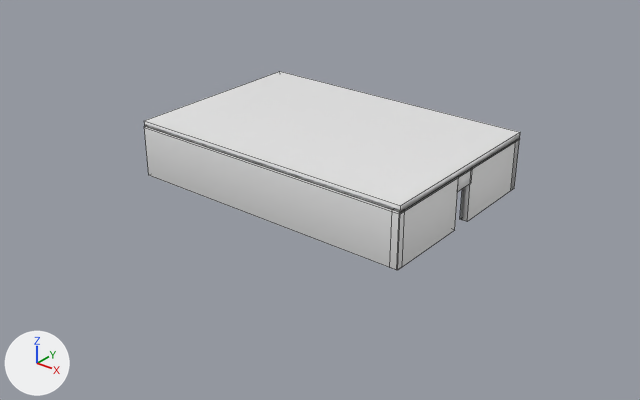
What one commit did to the FBX model Badass_Upgrade/DESIGN/Habitacio3(parets,texturaTerra)/paretsHabitacio3.fbx.
The view is the same before and after, from a camera (50 mm lens) standing at (0.23, -0.381, 0.226) and looking at (-0.089, 0.017, -0.021). Every picture has the same lights, and +X, +Y and +Z are marked at lower left. Mesh edges are drawn as thin lines. Where no turn or scale is listed for an object, it has been applied to the vertices.
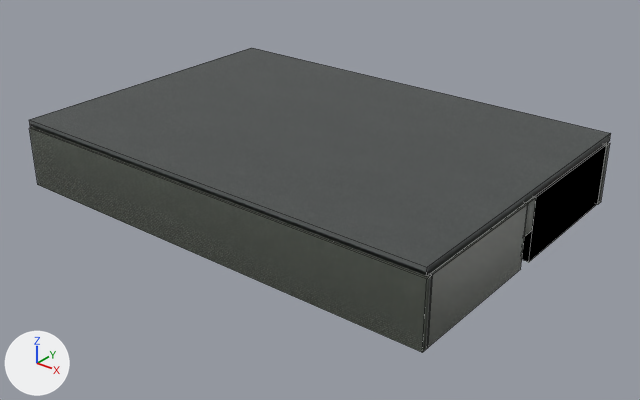
Boxes (x1, y1, x2, y2) around the edits, measured in the pictures (640 x 400 px):
'Cube_008', recoloured, moved, rescaled (55% wider, 59% taller)
    before: (145, 71, 520, 214)
    after: (29, 48, 611, 276)
'Cube_002', recoloured, moved, rescaled (58% wider, 56% taller)
    before: (144, 126, 399, 270)
    after: (29, 127, 433, 352)
'Cube', recoloured, moved, rescaled (60% wider, 56% taller)
    before: (397, 178, 459, 270)
    after: (428, 203, 528, 347)
'Cube_011', added
    after: (522, 145, 606, 262)
'Cube_001', deleted
    before: (460, 142, 516, 221)
'Cube_006', moved, rescaled
    before: (457, 169, 473, 192)
    after: (524, 197, 536, 237)
'Cube_003', moved, rescaled
    before: (511, 138, 520, 190)
    after: (597, 143, 610, 204)

The edits, one by one:
Picture 'ceilingTextureHab3.jpg' (img_ceilingtexturehab3_jpg) is new.
Picture 'wallTextureHab3.jpg' (img_walltexturehab3_jpg) is new.
Material 'Material_001__ceilingTextureHab3_jpg' (mat_material_001__ceilingtexturehab3_jpg) is new.
Its texture is img_ceilingtexturehab3_jpg.
Material 'Material__wallTextureHab3_jpg' (mat_material__walltexturehab3_jpg) is new.
Its texture is img_walltexturehab3_jpg.
me_cube has 8 vertices, 6 faces and spans x -1.0..1.0, y -1.0..1.0, z -1.0..1.0.
me_cube no longer uses material mat_material (white #e7e7e7).
me_cube now uses material mat_material__walltexturehab3_jpg (picture img_walltexturehab3_jpg).
me_cube_002 has 8 vertices, 6 faces and spans x -1.0..1.0, y -1.0..1.0, z -1.0..1.0.
me_cube_002 no longer uses material mat_material (white #e7e7e7).
me_cube_002 now uses material mat_material__walltexturehab3_jpg (picture img_walltexturehab3_jpg).
me_cube_008 has 8 vertices, 6 faces and spans x -1.0..1.0, y -1.0..1.0, z -1.0..1.0.
me_cube_008 now uses material mat_material_001__ceilingtexturehab3_jpg (picture img_ceilingtexturehab3_jpg).
Mesh me_cube_011 is new.
It is a box spanning x -0.0025..0.0025, y -0.0475..0.0475, z -0.02..0.02.
It uses material mat_material (white #e7e7e7).
Object 'Cube' (ob_cube) moves from (0.0, 0.0, 0.0) to (0.0495, -0.0305, 0.0).
Object 'Cube' (ob_cube) is rescaled from (0.0025, 0.03, 0.0175) to (0.0025, 0.0475, 0.02).
Object 'Cube_001' (ob_cube_001) is deleted.
Object 'Cube_002' (ob_cube_002) moves from (-0.0979, -0.0275, 0.0) to (-0.0979, -0.0797, 0.0).
Object 'Cube_002' (ob_cube_002) is rescaled from (0.0025, 0.1, 0.0175) to (0.0025, 0.15, 0.02).
Object 'Cube_008' (ob_cube_008) moves from (-0.0975, 0.0374, 0.019) to (-0.0997, 0.025, 0.022).
Object 'Cube_008' (ob_cube_008) is rescaled from (0.1, 0.067, 0.0025) to (0.15, 0.105, 0.0025).
Object 'Cube_003' (ob_cube_003) moves from (-0.0974, 0.1016, 0.0) to (-0.0974, 0.1229, 0.0).
Object 'Cube_003' (ob_cube_003) is rescaled from (0.0025, 0.1, 0.0175) to (0.0025, 0.15, 0.02).
Object 'Cube_006' (ob_cube_006) moves from (0.0, 0.0375, 0.0124) to (0.0495, 0.0217, 0.01).
Object 'Cube_006' (ob_cube_006) is rescaled from (0.0025, 0.008, 0.005) to (0.0025, 0.005, 0.01).
Object 'Cube_011' (ob_cube_011) is new; it shows me_cube_011.
Its location is (0.0495, 0.0741, 0.0).
